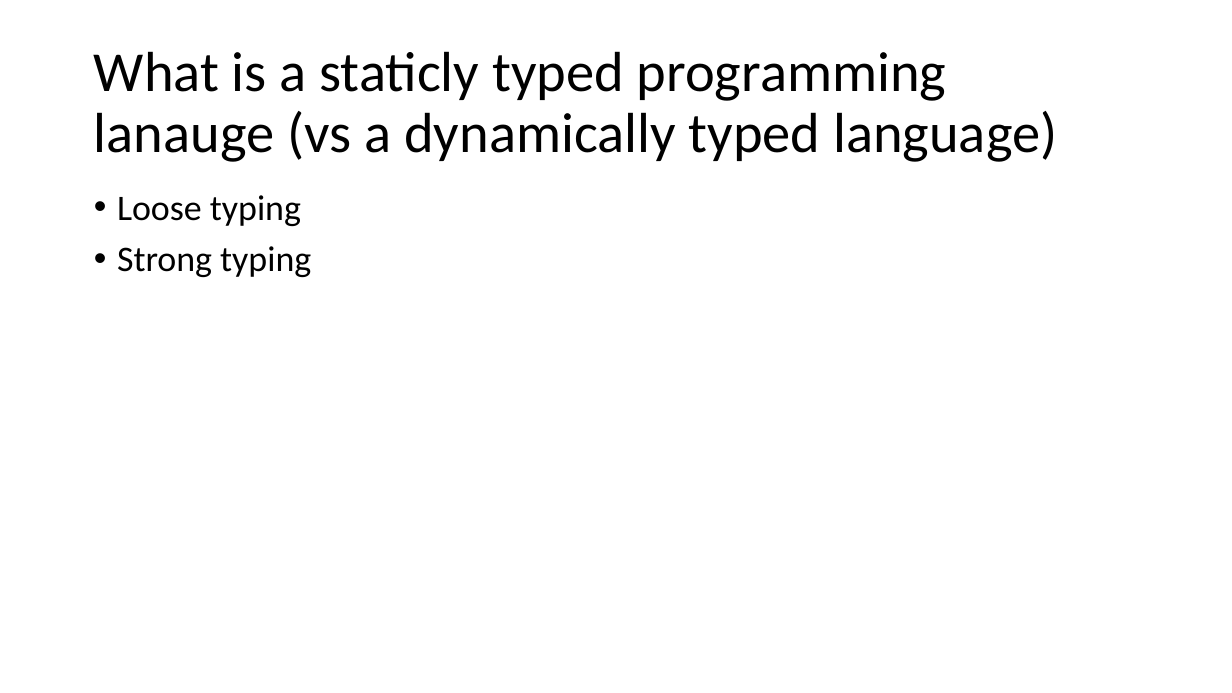
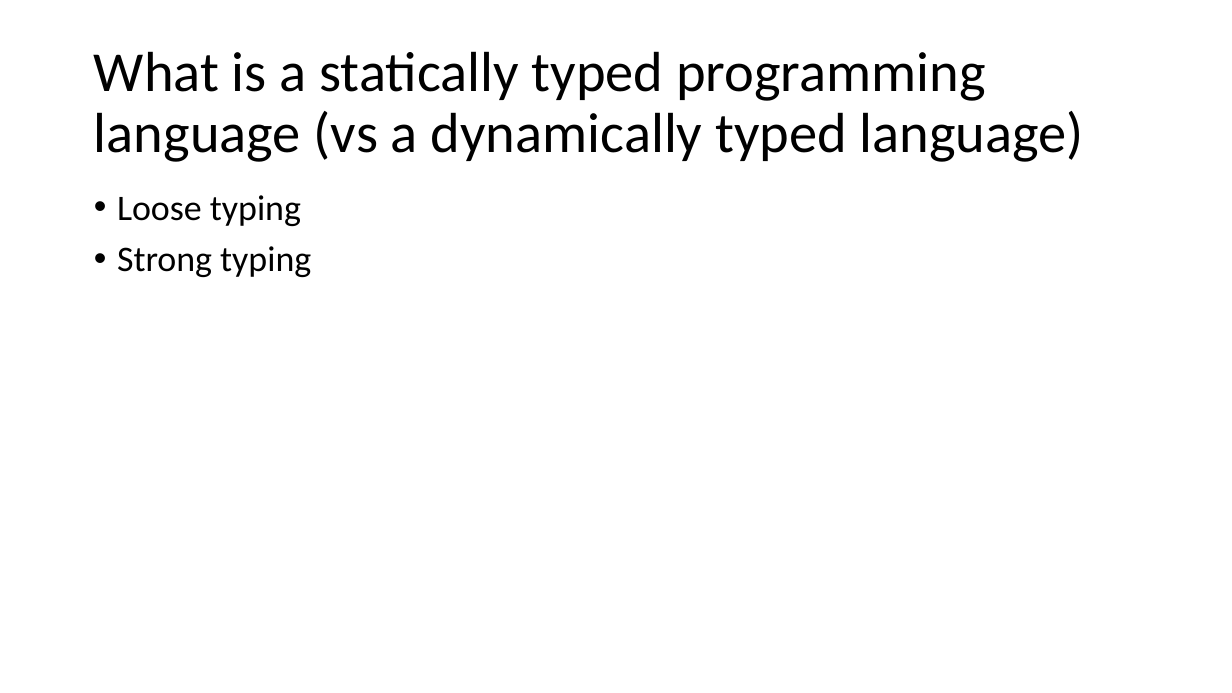
Before and after one commit to seanwestfall/algorithm_w_presentation, a slide deck: slide 4 of Presentation1.pptx. Drawn at 1232x693 pixels with LibreOffice and Linux fonts; fonts in the diff are those of the drawing. Boxes give left, top, right and bottom in pixels: in the first picture for what was removed or moved away, otherwise in the second. Text is boxed around its words. In the diff, an @@ line names an element or a change of style, - is before the commit and + after.

Commit message:
Presentation update

```diff
--- a/Presentation1.pptx
+++ b/Presentation1.pptx
@@ title at (x1=94, y1=51, x2=1084, y2=162): text changed @@
-What is a staticly typed programming lanauge (vs a dynamically typed language)
+What is a statically typed programming language (vs a dynamically typed language)
```
Also in this commit, not shown: 1 other slide changed, 1 slide added.
